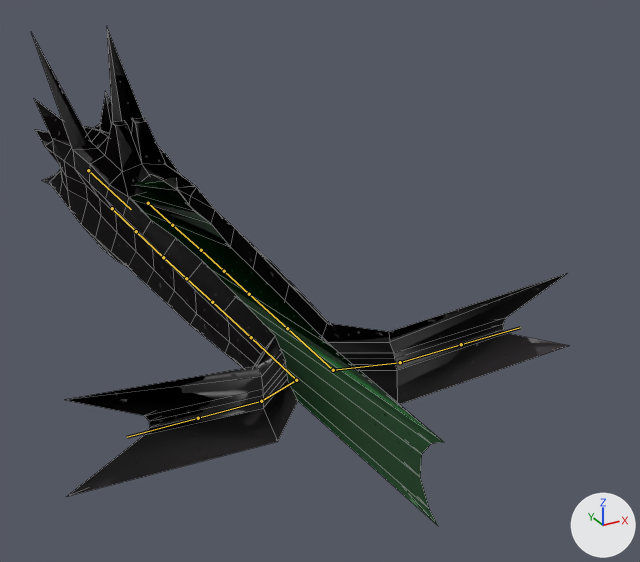
A saved change to the FBX model Assets/Art/Models/PlasmaRifle.fbx.
Camera for both pictures: a camera (50 mm lens) standing at (-1.64, -4.94, 1.96) and looking at (0.61, -0.85, -0.08). The axes (+X, +Y, +Z) are drawn at lower right. The lights are the same throughout. Both versions are drawn at frame 6 of the action 'Armature|Shoot'; the numbers are the values there. The bones that bend it are drawn over the model as lines. Mesh edges are drawn as thin lines.

Objects in the first picture: 'PlasmaRifle', 'PlasmaRifle_inner'.
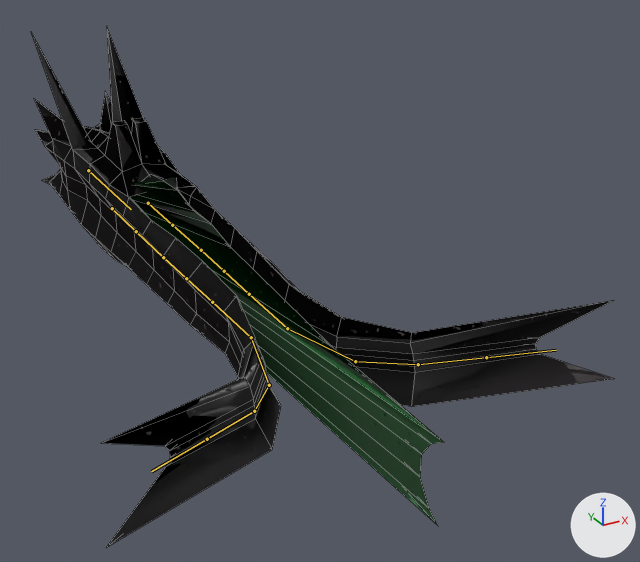
Where the change shows, as pixel boxes [x1, y1, x2, y2] in the pictures (640 x 562 px):
'PlasmaRifle', posed (8% wider, 11% taller): before [32, 29, 569, 496]; after [32, 29, 614, 547]
bone 'Bone_L.005', root to tip: before (287, 328) to (333, 370); after (287, 328) to (355, 361)
bone 'Bone_L.003', root to tip: before (333, 370) to (400, 362); after (355, 361) to (418, 364)
bone 'Bone_R.005', root to tip: before (251, 337) to (296, 380); after (251, 337) to (269, 385)
bone 'Bone_R.003', root to tip: before (296, 380) to (261, 401); after (269, 385) to (254, 411)

Diff of the bpy script that builds the scene:
```diff
--- a/Assets/Art/Models/PlasmaRifle.fbx.py
+++ b/Assets/Art/Models/PlasmaRifle.fbx.py
@@ bone_bone_l_005 @@
 bone_bone_l_005 = bpy.data.objects['Armature'].pose.bones['Bone_L.005']  # child of 'Bone_L.002'
-bone_bone_l_005.rotation_quaternion = (1.0, 0.0, 0.0, 0.0)  # degrees (0, 0, 0)
+bone_bone_l_005.rotation_quaternion = (0.99, 0.0, 0.0, -0.138)  # degrees (0, 0, -16)
@@ bone_bone_l_003 @@
 bone_bone_l_003 = bpy.data.objects['Armature'].pose.bones['Bone_L.003']  # child of 'Bone_L.005'
-bone_bone_l_003.rotation_quaternion = (0.866, -0.092, 0.014, -0.491)  # degrees (-10, -4, -59)
+bone_bone_l_003.rotation_quaternion = (0.974, -0.092, -0.015, -0.204)  # degrees (-10, -4, -23)
@@ bone_bone_r_005 @@
 bone_bone_r_005 = bpy.data.objects['Armature'].pose.bones['Bone_R.005']  # child of 'Bone_R.002'
-bone_bone_r_005.rotation_quaternion = (1.0, 0.0, 0.0, 0.0)  # degrees (0, 0, 0)
+bone_bone_r_005.rotation_quaternion = (0.99, 0.0, 0.0, 0.138)  # degrees (0, 0, 16)
@@ bone_bone_r_003 @@
 bone_bone_r_003 = bpy.data.objects['Armature'].pose.bones['Bone_R.003']  # child of 'Bone_R.005'
-bone_bone_r_003.rotation_quaternion = (0.866, -0.092, -0.014, 0.491)  # degrees (-10, 4, 59)
+bone_bone_r_003.rotation_quaternion = (0.974, -0.092, 0.015, 0.204)  # degrees (-10, 4, 23)
```
